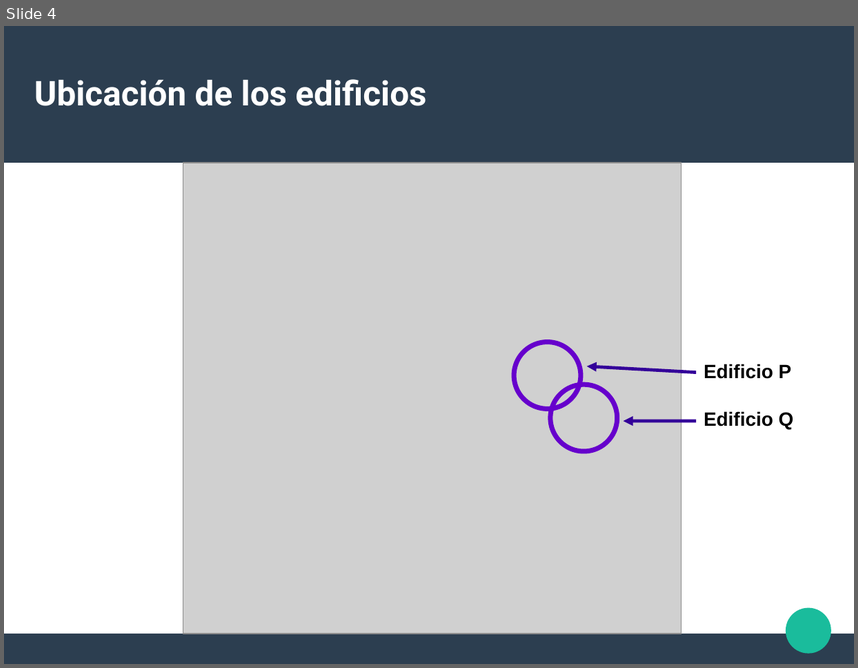
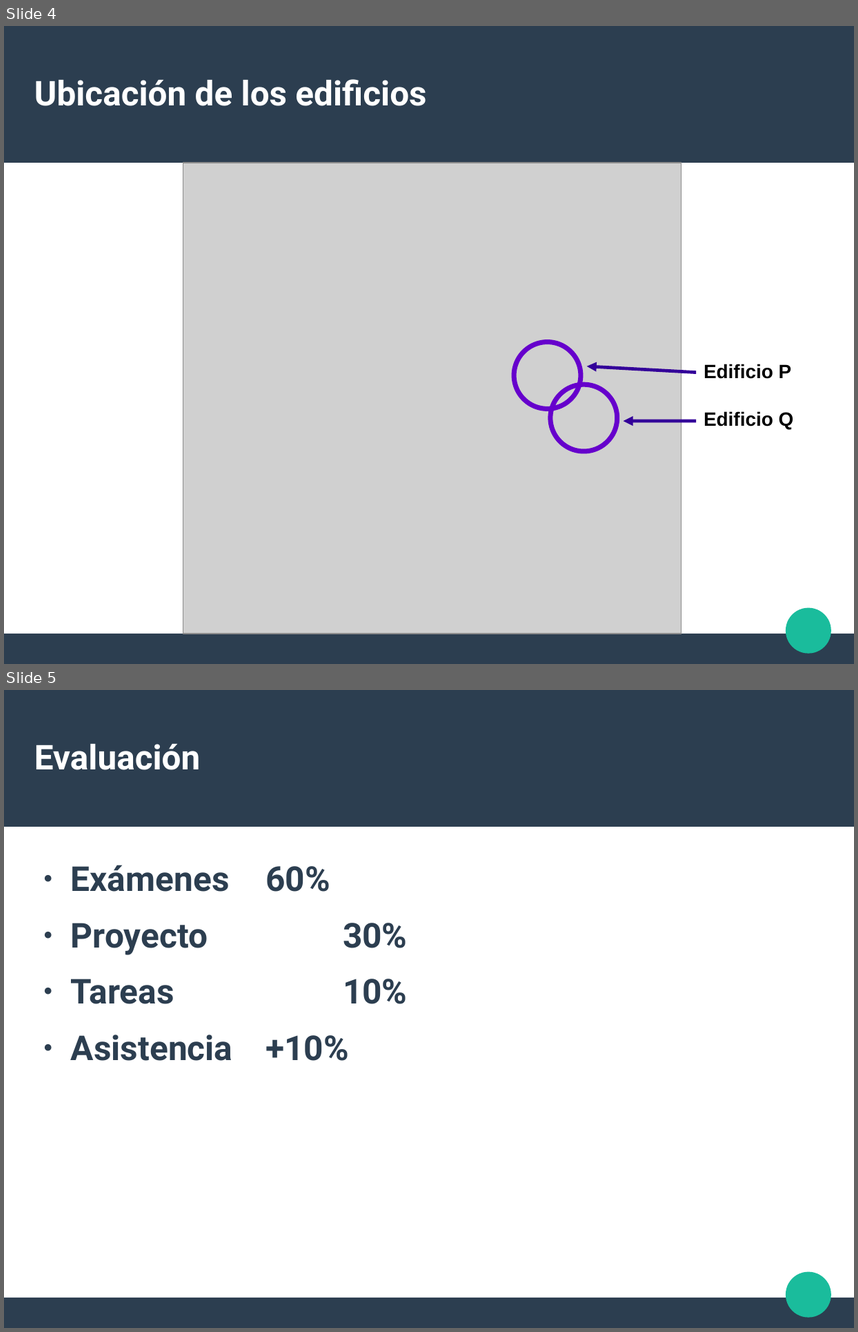
Before and after one commit to liowiki/EDA1-20192, a slide deck: Presentacion.odp. Shown one above the other, each under a label of ours: slide 4 before the commit, slides 4 and 5 after it. The pictures are 858x668 and 858x1332 pixels, drawn with LibreOffice and Linux fonts; fonts in the diff are those of the drawing; grey boxes stand for pictures. Boxes give left, top, right and bottom in pixels: in the first picture for what was removed or moved away, otherwise in the second. Text is boxed around its words. In the diff, an @@ line names an element or a change of style, - is before the commit and + after.

```diff
--- a/Presentacion.odp
+++ b/Presentacion.odp
@@ slide 5 added at [4, 690, 854, 1328], background #FFFFFF; not listed: 3 template elements that a slide beside it also shows @@
@@ title added at [34, 744, 200, 770], 31.9 pt, text #FFFFFF, bold @@
+Evaluación
@@ text added at [71, 865, 408, 1061], 32 pt, text #2C3E50, bold @@
+● Exámenes 60%
+● Proyecto 30%
+● Tareas 10%
+● Asistencia +10%
```
Also in this commit, not shown: 2 slides changed, 5 other slides added, 1 slide removed.
